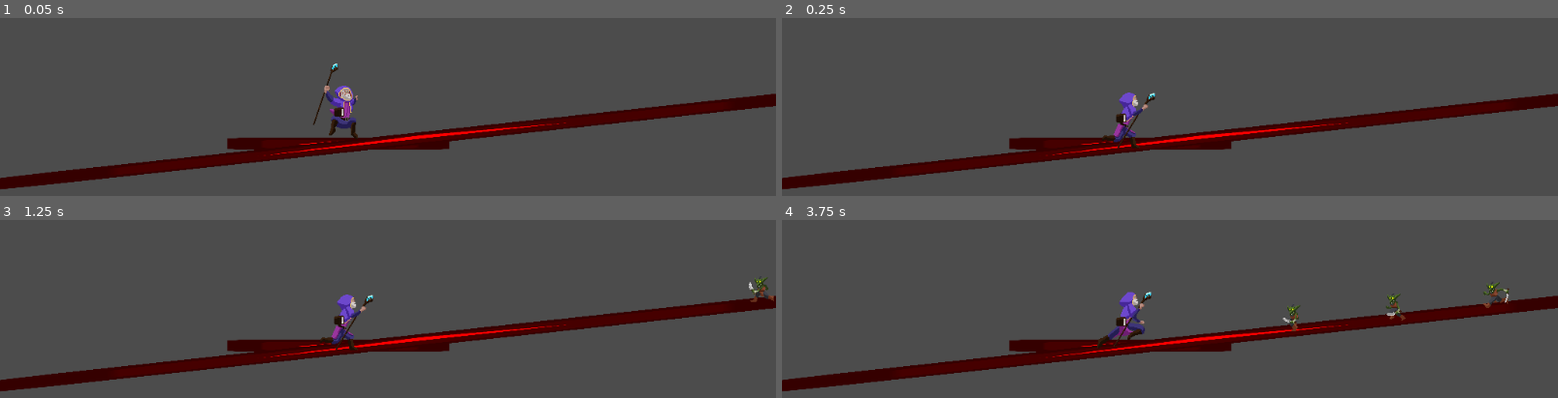
Above: before the commit, frames 1-4 (two rows, left to right).
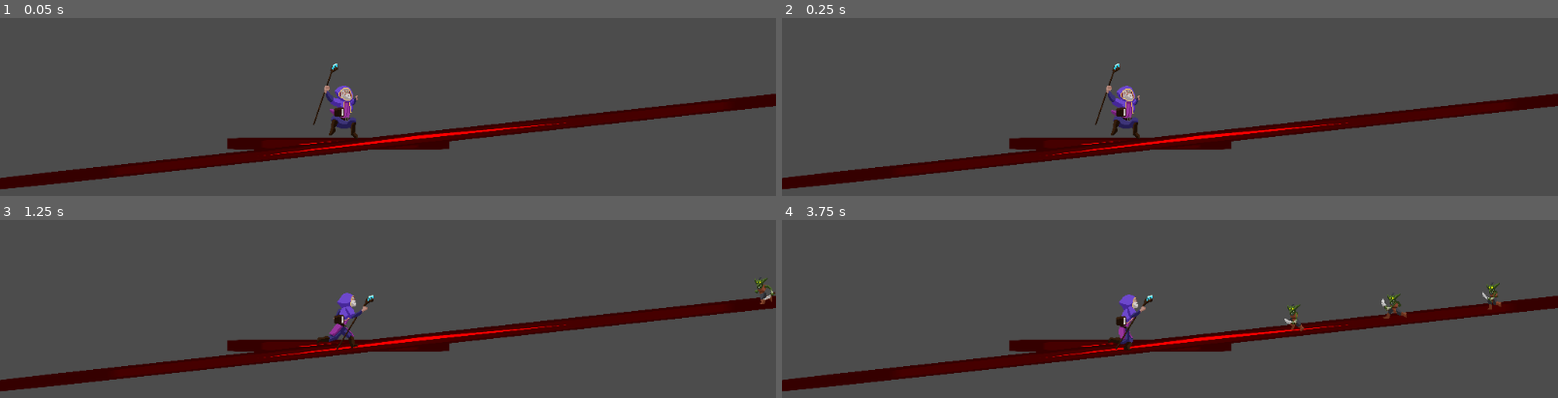
Above: after the commit, the same moments.

Repository: Tuiuiu/gamejaajproject
Game: Godot game, scene res://Scenes/World/World.tscn
Two runs of this game, one before a commit and one after it. Both use one fixed random seed, a clock stepped at 60 frames per second and the inputs below. The engine's default icon, where the game draws it, is replaced by a stand-in: a white triangle on a blue panel in a dark square.
Inputs:
- Up to frame 1 (0.05 s): no input
- Up to frame 2 (0.25 s): no input
- Up to frame 3 (1.25 s): hold Up (ui_up) from 0.53 s (still down)
- Up to frame 4 (3.75 s): release Up (ui_up) at 2.03 s; hold Up (ui_up) from 2.78 s (still down)

Frame 1 is identical in both runs. In frame 2, 1.1% of the frame differs, in the area x 40-49%, y 25-74%; in frame 3, 0.7%; in frame 4, 1.2%, in the area x 40-94%, y 34-74%.

Commit message:
Implements FSM on Player and adds attack animation to the Goblin and hit animation to the Player
Also changes naming conventions on the Enemy FSM to match the Player's. The first 2 frames were removed from the Goblin attack animation and the frames were slightly sped up in an attempt to fix timing issues

Diff:
--- a/GameJaajProject/Scenes/Enemies/Enemy.gd
+++ b/GameJaajProject/Scenes/Enemies/Enemy.gd
@@ -3,14 +3,13 @@
 var MOVESPEED = 30.0
 var active = true
 var velocity = Vector2()
-var state = "running"
+var state
 
-# Called when the node enters the scene tree for the first time.
 func _ready():
     velocity.x += -MOVESPEED
     velocity.y = 60.0
     active = true
-    change_state("running")
+    change_state("run")
     $AnimatedSprite.flip_h = true
 
 func _physics_process(delta):
@@ -18,7 +17,6 @@
         move_and_slide(velocity, Vector2(0, -1))
 
 func _on_VisibilityNotifier2D_screen_exited():
-    print("saiu")
     queue_free()
 
 func _process(delta):
@@ -27,9 +25,9 @@
 func change_state(new_state):
     if (state != new_state):
         match new_state:
-            "running":
+            "run":
                 $AnimatedSprite.play("Run")
-            "damage":
+            "hit":
                 $AnimatedSprite.play("Hit")
             "attack":
                 $AnimatedSprite.play("Attack")
--- a/GameJaajProject/Scenes/Enemies/Enemy.tscn
+++ b/GameJaajProject/Scenes/Enemies/Enemy.tscn
@@ -57,14 +57,6 @@
 [sub_resource type="AtlasTexture" id=13]
 atlas = ExtResource( 6 )
 region = Rect2( 1050, 0, 150, 150 )
-
-[sub_resource type="AtlasTexture" id=14]
-atlas = ExtResource( 3 )
-region = Rect2( 0, 0, 150, 150 )
-
-[sub_resource type="AtlasTexture" id=15]
-atlas = ExtResource( 3 )
-region = Rect2( 150, 0, 150, 150 )
 
 [sub_resource type="AtlasTexture" id=16]
 atlas = ExtResource( 3 )
@@ -134,15 +126,15 @@
 "name": "Run",
 "speed": 7.0
 }, {
-"frames": [ SubResource( 14 ), SubResource( 15 ), SubResource( 16 ), SubResource( 17 ), SubResource( 18 ), SubResource( 19 ), SubResource( 20 ), SubResource( 21 ) ],
+"frames": [ SubResource( 16 ), SubResource( 17 ), SubResource( 18 ), SubResource( 19 ), SubResource( 20 ), SubResource( 21 ) ],
 "loop": true,
 "name": "Attack",
-"speed": 7.0
+"speed": 5.0
 }, {
 "frames": [ SubResource( 22 ), SubResource( 23 ), SubResource( 24 ), SubResource( 25 ) ],
 "loop": true,
 "name": "Hit",
-"speed": 5.0
+"speed": 7.0
 }, {
 "frames": [ SubResource( 26 ), SubResource( 27 ), SubResource( 28 ), SubResource( 29 ) ],
 "loop": true,
@@ -150,7 +142,9 @@
 "speed": 5.0
 } ]
 
-[node name="Enemy" type="KinematicBody2D"]
+[node name="Enemy" type="KinematicBody2D" groups=[
+"Enemies",
+]]
 script = ExtResource( 1 )
 
 [node name="CollisionShape2D" type="CollisionShape2D" parent="."]
@@ -159,7 +153,7 @@
 [node name="AnimatedSprite" type="AnimatedSprite" parent="."]
 frames = SubResource( 30 )
 animation = "Run"
-frame = 4
+frame = 6
 playing = true
 
 [node name="VisibilityNotifier2D" type="VisibilityNotifier2D" parent="."]
--- a/GameJaajProject/Scenes/Enemies/Goblin/Goblin.gd
+++ b/GameJaajProject/Scenes/Enemies/Goblin/Goblin.gd
@@ -1,6 +1,5 @@
 extends "res://Scenes/Enemies/Enemy.gd"
 
-# Called when the node enters the scene tree for the first time.
 func _ready():
     ._ready()
 
@@ -9,8 +8,7 @@
 
 func _on_Area2D_body_entered(body):
     if (body.is_in_group("Player")):
-        print ("MUDOU PRA ATAQUE")
         change_state("attack")
-        body.hp -= 50
         yield($AnimatedSprite, "animation_finished")
-        change_state("running")
+        #body.hp -= 50
+        change_state("run")
--- a/GameJaajProject/Scenes/Enemies/Goblin/Goblin.tscn
+++ b/GameJaajProject/Scenes/Enemies/Goblin/Goblin.tscn
@@ -10,7 +10,7 @@
 script = ExtResource( 2 )
 
 [node name="AnimatedSprite" parent="." index="1"]
-frame = 3
+frame = 0
 
 [node name="Area2D" type="Area2D" parent="." index="2"]
 position = Vector2( -31.748, 0 )
--- a/GameJaajProject/Scenes/Player/Player.gd
+++ b/GameJaajProject/Scenes/Player/Player.gd
@@ -4,14 +4,15 @@
 var JUMP_FORCE = 650.0
 var velocity = Vector2()
 var jump_count = 0
-var hp = 100
+var state
+onready var hp = 100
 
 func _ready():
-    pass
+    change_state("run")
 
 func _physics_process(delta):
     if (!is_on_floor()):
-        velocity.y += GRAVITY# * delta
+        velocity.y += GRAVITY
     if (is_on_floor()):
         velocity.y = 0
     if (Input.is_action_just_pressed("ui_up") && is_on_floor()):
@@ -25,10 +26,40 @@
     move_and_slide(velocity, Vector2(0, -1))
 
 func _process(delta):
+    if hp <= 0:
+        hide()
+    if velocity.y < 0:
+        change_state("jump")
+        yield($AnimatedSprite, "animation_finished")
+        change_state("run")
+    elif velocity.y > 0:
+        change_state("fall")
+        yield($AnimatedSprite, "animation_finished")
+        change_state("run")
 
-    if velocity.x == 0 && velocity.y == 0:
-        $AnimatedSprite.animation = "Run"
-    elif velocity.y < 0:
-        $AnimatedSprite.animation = "Jump"
-    elif velocity.y > 0:
-        $AnimatedSprite.animation = "Fall"
+func change_state(new_state):
+    if (state != new_state):
+        match new_state:
+            "run":
+                $AnimatedSprite.play("Run")
+            "hit":
+                $AnimatedSprite.play("Hit")
+            "attack1":
+                $AnimatedSprite.play("Attack 1")
+            "attack2":
+                $AnimatedSprite.play("Attack 2")
+            "death":
+                $AnimatedSprite.play("Death")
+            "fall":
+                $AnimatedSprite.play("Fall")
+            "jump":
+                $AnimatedSprite.play("Jump")
+            "idle":
+                $AnimatedSprite.play("idle")
+        state = new_state
+
+func _on_Area2D_body_entered(body):
+    if (body.is_in_group("Enemies")):
+        change_state("hit")
+        yield($AnimatedSprite, "animation_finished")
+        change_state("run")
--- a/GameJaajProject/Scenes/Player/Player.tscn
+++ b/GameJaajProject/Scenes/Player/Player.tscn
@@ -10,48 +10,61 @@
 [ext_resource path="res://Assets/Player/Fall.png" type="Texture" id=9]
 [ext_resource path="res://Assets/Player/Attack2.png" type="Texture" id=10]
 
-[sub_resource type="RectangleShape2D" id=1]
-extents = Vector2( 32, 32 )
-
-[sub_resource type="AtlasTexture" id=2]
-atlas = ExtResource( 5 )
-region = Rect2( 0, 0, 231, 190 )
-
-[sub_resource type="AtlasTexture" id=3]
-atlas = ExtResource( 5 )
-region = Rect2( 231, 0, 231, 190 )
-
-[sub_resource type="AtlasTexture" id=4]
-atlas = ExtResource( 5 )
-region = Rect2( 462, 0, 231, 190 )
-
-[sub_resource type="AtlasTexture" id=5]
-atlas = ExtResource( 5 )
-region = Rect2( 693, 0, 231, 190 )
-
-[sub_resource type="AtlasTexture" id=6]
-atlas = ExtResource( 5 )
-region = Rect2( 924, 0, 231, 190 )
-
-[sub_resource type="AtlasTexture" id=7]
-atlas = ExtResource( 10 )
-region = Rect2( 0, 0, 231, 190 )
-
-[sub_resource type="AtlasTexture" id=8]
-atlas = ExtResource( 10 )
-region = Rect2( 231, 0, 231, 190 )
-
-[sub_resource type="AtlasTexture" id=9]
-atlas = ExtResource( 10 )
-region = Rect2( 462, 0, 231, 190 )
-
-[sub_resource type="AtlasTexture" id=10]
-atlas = ExtResource( 10 )
-region = Rect2( 693, 0, 231, 190 )
-
-[sub_resource type="AtlasTexture" id=11]
-atlas = ExtResource( 10 )
-region = Rect2( 924, 0, 231, 190 )
+[sub_resource type="AtlasTexture" id=17]
+atlas = ExtResource( 5 )
+region = Rect2( 0, 0, 231, 190 )
+
+[sub_resource type="AtlasTexture" id=18]
+atlas = ExtResource( 5 )
+region = Rect2( 231, 0, 231, 190 )
+
+[sub_resource type="AtlasTexture" id=19]
+atlas = ExtResource( 5 )
+region = Rect2( 462, 0, 231, 190 )
+
+[sub_resource type="AtlasTexture" id=20]
+atlas = ExtResource( 5 )
+region = Rect2( 693, 0, 231, 190 )
+
+[sub_resource type="AtlasTexture" id=21]
+atlas = ExtResource( 5 )
+region = Rect2( 924, 0, 231, 190 )
+
+[sub_resource type="AtlasTexture" id=22]
+atlas = ExtResource( 10 )
+region = Rect2( 0, 0, 231, 190 )
+
+[sub_resource type="AtlasTexture" id=23]
+atlas = ExtResource( 10 )
+region = Rect2( 231, 0, 231, 190 )
+
+[sub_resource type="AtlasTexture" id=24]
+atlas = ExtResource( 10 )
+region = Rect2( 462, 0, 231, 190 )
+
+[sub_resource type="AtlasTexture" id=25]
+atlas = ExtResource( 10 )
+region = Rect2( 693, 0, 231, 190 )
+
+[sub_resource type="AtlasTexture" id=26]
+atlas = ExtResource( 10 )
+region = Rect2( 924, 0, 231, 190 )
+
+[sub_resource type="AtlasTexture" id=27]
+atlas = ExtResource( 9 )
+region = Rect2( 0, 0, 231, 190 )
+
+[sub_resource type="AtlasTexture" id=28]
+atlas = ExtResource( 9 )
+region = Rect2( 231, 0, 231, 190 )
+
+[sub_resource type="AtlasTexture" id=29]
+atlas = ExtResource( 3 )
+region = Rect2( 0, 0, 231, 190 )
+
+[sub_resource type="AtlasTexture" id=30]
+atlas = ExtResource( 3 )
+region = Rect2( 231, 0, 231, 190 )
 
 [sub_resource type="AtlasTexture" id=12]
 atlas = ExtResource( 6 )
@@ -73,120 +86,103 @@
 atlas = ExtResource( 6 )
 region = Rect2( 924, 0, 231, 190 )
 
-[sub_resource type="AtlasTexture" id=17]
-atlas = ExtResource( 3 )
-region = Rect2( 0, 0, 231, 190 )
-
-[sub_resource type="AtlasTexture" id=18]
-atlas = ExtResource( 3 )
-region = Rect2( 231, 0, 231, 190 )
-
-[sub_resource type="AtlasTexture" id=19]
-atlas = ExtResource( 9 )
-region = Rect2( 0, 0, 231, 190 )
-
-[sub_resource type="AtlasTexture" id=20]
-atlas = ExtResource( 9 )
-region = Rect2( 231, 0, 231, 190 )
-
-[sub_resource type="AtlasTexture" id=21]
+[sub_resource type="AtlasTexture" id=31]
+atlas = ExtResource( 8 )
+region = Rect2( 0, 0, 231, 190 )
+
+[sub_resource type="AtlasTexture" id=32]
+atlas = ExtResource( 8 )
+region = Rect2( 231, 0, 231, 190 )
+
+[sub_resource type="AtlasTexture" id=33]
+atlas = ExtResource( 8 )
+region = Rect2( 462, 0, 231, 190 )
+
+[sub_resource type="AtlasTexture" id=34]
+atlas = ExtResource( 8 )
+region = Rect2( 693, 0, 231, 190 )
+
+[sub_resource type="AtlasTexture" id=35]
+atlas = ExtResource( 8 )
+region = Rect2( 924, 0, 231, 190 )
+
+[sub_resource type="AtlasTexture" id=36]
 atlas = ExtResource( 4 )
-region = Rect2( 0, 0, 231, 190 )
-
-[sub_resource type="AtlasTexture" id=22]
+region = Rect2( 231, 0, 231, 190 )
+
+[sub_resource type="AtlasTexture" id=37]
 atlas = ExtResource( 4 )
-region = Rect2( 231, 0, 231, 190 )
-
-[sub_resource type="AtlasTexture" id=23]
+region = Rect2( 462, 0, 231, 190 )
+
+[sub_resource type="AtlasTexture" id=38]
 atlas = ExtResource( 4 )
-region = Rect2( 462, 0, 231, 190 )
-
-[sub_resource type="AtlasTexture" id=24]
-atlas = ExtResource( 4 )
-region = Rect2( 693, 0, 231, 190 )
-
-[sub_resource type="AtlasTexture" id=25]
-atlas = ExtResource( 8 )
-region = Rect2( 0, 0, 231, 190 )
-
-[sub_resource type="AtlasTexture" id=26]
-atlas = ExtResource( 8 )
-region = Rect2( 231, 0, 231, 190 )
-
-[sub_resource type="AtlasTexture" id=27]
-atlas = ExtResource( 8 )
-region = Rect2( 462, 0, 231, 190 )
-
-[sub_resource type="AtlasTexture" id=28]
-atlas = ExtResource( 8 )
-region = Rect2( 693, 0, 231, 190 )
-
-[sub_resource type="AtlasTexture" id=29]
-atlas = ExtResource( 8 )
-region = Rect2( 924, 0, 231, 190 )
-
-[sub_resource type="AtlasTexture" id=30]
-atlas = ExtResource( 7 )
-region = Rect2( 0, 0, 231, 190 )
-
-[sub_resource type="AtlasTexture" id=31]
-atlas = ExtResource( 7 )
-region = Rect2( 231, 0, 231, 190 )
-
-[sub_resource type="AtlasTexture" id=32]
-atlas = ExtResource( 7 )
-region = Rect2( 462, 0, 231, 190 )
-
-[sub_resource type="AtlasTexture" id=33]
-atlas = ExtResource( 7 )
-region = Rect2( 693, 0, 231, 190 )
-
-[sub_resource type="AtlasTexture" id=34]
-atlas = ExtResource( 7 )
-region = Rect2( 924, 0, 231, 190 )
-
-[sub_resource type="SpriteFrames" id=35]
+region = Rect2( 693, 0, 231, 190 )
+
+[sub_resource type="AtlasTexture" id=39]
+atlas = ExtResource( 7 )
+region = Rect2( 0, 0, 231, 190 )
+
+[sub_resource type="AtlasTexture" id=40]
+atlas = ExtResource( 7 )
+region = Rect2( 231, 0, 231, 190 )
+
+[sub_resource type="AtlasTexture" id=41]
+atlas = ExtResource( 7 )
+region = Rect2( 462, 0, 231, 190 )
+
+[sub_resource type="AtlasTexture" id=42]
+atlas = ExtResource( 7 )
+region = Rect2( 693, 0, 231, 190 )
+
+[sub_resource type="AtlasTexture" id=43]
+atlas = ExtResource( 7 )
+region = Rect2( 924, 0, 231, 190 )
+
+[sub_resource type="SpriteFrames" id=44]
 animations = [ {
-"frames": [ SubResource( 2 ), SubResource( 3 ), SubResource( 4 ), SubResource( 5 ), SubResource( 6 ) ],
+"frames": [ SubResource( 17 ), SubResource( 18 ), SubResource( 19 ), SubResource( 20 ), SubResource( 21 ) ],
 "loop": true,
 "name": "idle",
 "speed": 5.0
 }, {
-"frames": [ SubResource( 7 ), SubResource( 8 ), SubResource( 9 ), SubResource( 10 ), SubResource( 11 ) ],
+"frames": [ SubResource( 22 ), SubResource( 23 ), SubResource( 24 ), SubResource( 25 ), SubResource( 26 ) ],
 "loop": true,
 "name": "Attack 2",
 "speed": 5.0
 }, {
+"frames": [ SubResource( 27 ), SubResource( 28 ) ],
+"loop": true,
+"name": "Fall",
+"speed": 5.0
+}, {
+"frames": [ SubResource( 29 ), SubResource( 30 ) ],
+"loop": true,
+"name": "Jump",
+"speed": 5.0
+}, {
 "frames": [ SubResource( 12 ), SubResource( 13 ), SubResource( 14 ), SubResource( 15 ), SubResource( 16 ) ],
 "loop": true,
 "name": "Attack 1",
 "speed": 5.0
 }, {
-"frames": [ SubResource( 17 ), SubResource( 18 ) ],
-"loop": true,
-"name": "Jump",
-"speed": 5.0
-}, {
-"frames": [ SubResource( 19 ), SubResource( 20 ) ],
-"loop": true,
-"name": "Fall",
-"speed": 5.0
-}, {
-"frames": [ SubResource( 21 ), SubResource( 22 ), SubResource( 23 ), SubResource( 24 ) ],
-"loop": true,
-"name": "Hit",
-"speed": 5.0
-}, {
-"frames": [ SubResource( 25 ), SubResource( 26 ), SubResource( 27 ), SubResource( 28 ), SubResource( 29 ) ],
+"frames": [ SubResource( 31 ), SubResource( 32 ), SubResource( 33 ), SubResource( 34 ), SubResource( 35 ) ],
 "loop": true,
 "name": "Run",
 "speed": 7.0
 }, {
-"frames": [ SubResource( 30 ), SubResource( 31 ), SubResource( 32 ), SubResource( 33 ), SubResource( 34 ) ],
+"frames": [ SubResource( 36 ), SubResource( 37 ), SubResource( 38 ) ],
+"loop": true,
+"name": "Hit",
+"speed": 3.0
+}, {
+"frames": [ SubResource( 39 ), SubResource( 40 ), SubResource( 41 ), SubResource( 42 ), SubResource( 43 ) ],
 "loop": true,
 "name": "Death",
 "speed": 5.0
 } ]
+
+[sub_resource type="RectangleShape2D" id=45]
+extents = Vector2( 32, 32 )
 
 [node name="Player" type="KinematicBody2D" groups=[
 "Player",
@@ -195,13 +191,20 @@
 collision_mask = 2
 script = ExtResource( 2 )
 
+[node name="Spells" type="Node2D" parent="."]
+
+[node name="AnimatedSprite" type="AnimatedSprite" parent="."]
+frames = SubResource( 44 )
+animation = "Hit"
+playing = true
+
 [node name="CollisionShape2D" type="CollisionShape2D" parent="."]
-shape = SubResource( 1 )
-
-[node name="Spells" type="Node2D" parent="."]
-
-[node name="AnimatedSprite" type="AnimatedSprite" parent="."]
-frames = SubResource( 35 )
-animation = "Run"
-frame = 4
-playing = true
+shape = SubResource( 45 )
+
+[node name="Area2D" type="Area2D" parent="."]
+
+[node name="CollisionShape2D2" type="CollisionShape2D" parent="Area2D"]
+shape = SubResource( 45 )
+[connection signal="tree_entered" from="CollisionShape2D" to="." method="_on_CollisionShape2D_tree_entered"]
+[connection signal="body_entered" from="Area2D" to="." method="_on_Area2D_body_entered"]
+[connection signal="tree_entered" from="Area2D/CollisionShape2D2" to="." method="_on_CollisionShape2D_tree_entered"]
--- a/GameJaajProject/Scenes/World/EnemiesSpawner.gd
+++ b/GameJaajProject/Scenes/World/EnemiesSpawner.gd
@@ -4,7 +4,6 @@
 var count = 0
 var enemy = preload("res://Scenes/Enemies/Goblin/Goblin.tscn")
 
-# Called when the node enters the scene tree for the first time.
 func _ready():
     timer = $Timer
     timer.start()
Not shown: 1 places in GameJaajProject/Scenes/Enemies/Enemy.tscn that only renumber resources
Not shown: 1 places in GameJaajProject/Scenes/Player/Player.tscn that only renumber resources
